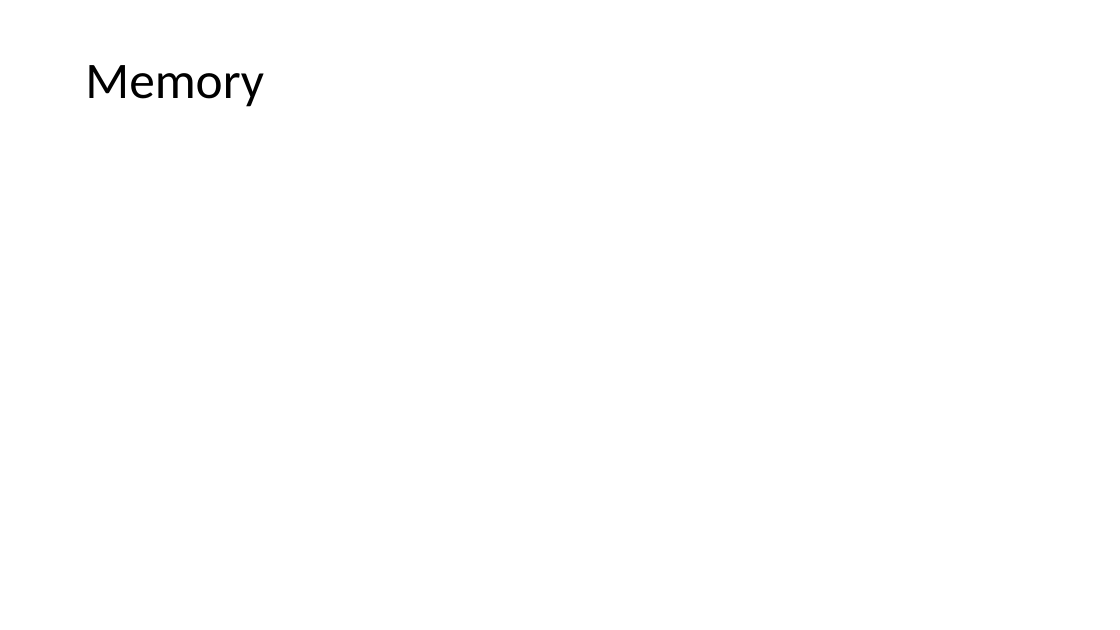
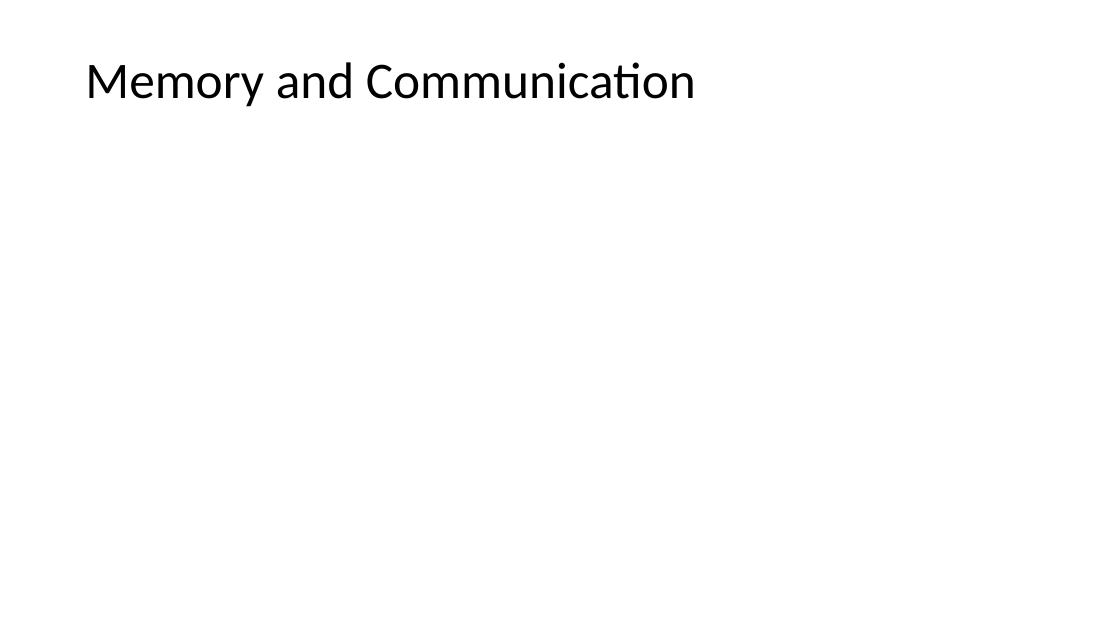
Before and after one commit to Ar-Ed/lotusat, a slide deck: slide 5 of Documents/USTTL Sunum.pptx. Drawn at 1120x630 pixels with LibreOffice and Linux fonts; fonts in the diff are those of the drawing; grey boxes stand for pictures. Boxes give left, top, right and bottom in pixels: in the first picture for what was removed or moved away, otherwise in the second. Text is boxed around its words. In the diff, an @@ line names an element or a change of style, - is before the commit and + after.

```diff
--- a/Documents/USTTL Sunum.pptx
+++ b/Documents/USTTL Sunum.pptx
@@ title at bbox=[85, 62, 696, 107]: text changed @@
-Memory
+Memory and Communication
```
Also in this commit, not shown: 1 other slide changed, 2 other files.
